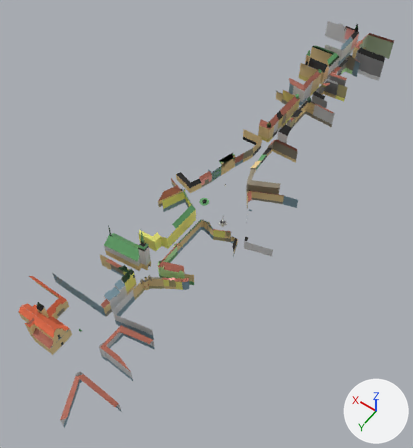
One commit to the FBX model BrnoGJ24/Assets/brno ulice.fbx: the scene before it, then after it.
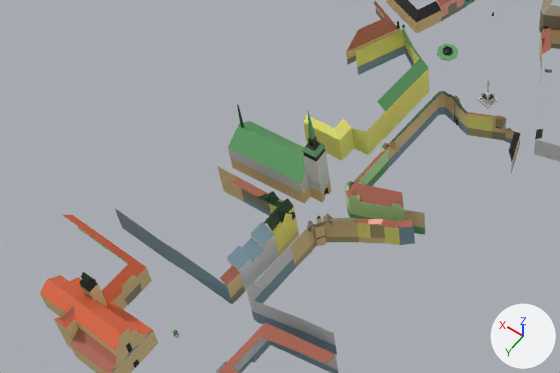
The first picture shows the older version from a 50 mm camera at (-339.0, 516.0, 726.0) aimed at (-1.0, 42.0, -19.0). The close-ups show both versions on the part from 0% to 62% of the width and 40% to 78% of the height of that picture; other places that the commit changed are outside them. Every picture has the same lights, and +X, +Y and +Z are marked at lower right. Where no turn or scale is listed for an object, it has been applied to the vertices. Vertices at the same position are counted once.

Names of what the first close-up shows: 'domy vlevo', 'domy vpravo'.
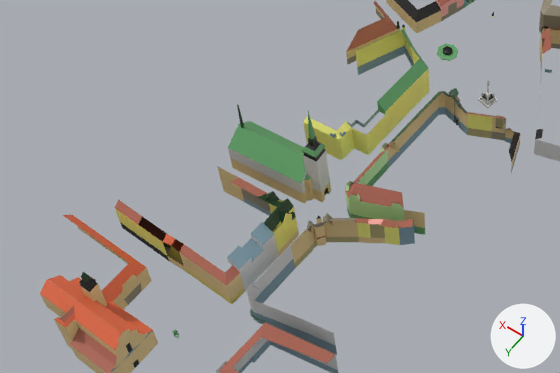
Patch to the scene script:
```diff
--- a/BrnoGJ24/Assets/brno ulice.fbx.py
+++ b/BrnoGJ24/Assets/brno ulice.fbx.py
@@ mat_material_020 @@
+mat_material_020 = principled_material('Material.020')
+mat_material_020.base_color = (0.115, 0.0966, 0.0523)  # brown #5f5841
@@ me_plane @@
 # used by ob_domy_vpravo; location = (0.0, 0.0, 0.0)
-me_plane.from_pydata(...)  # 849 vertices, 606 faces; spans x 5.0..133.0, y -515.0..360.0, z 0.0..95.0
+me_plane.from_pydata(...)  # 973 vertices, 687 faces; spans x 5.0..133.0, y -515.0..360.0, z 0.0..95.0
+# me_plane part 1: 6 vertices moved from x 9.0..54.0, y 129.0..274.0, z 8.0..29.0 to x 9.0..53.0, y 129.0..274.0, z 7.0..29.0; 4 vertices removed from x 23.0..30.0, y 140.0..143.0, z 0.0..29.0; 54 vertices added at x 9.0..110.0, y 106.0..274.0, z 0.0..29.0
+# me_plane part 2: 1 face spanning x 9.0, y 262.0..274.0, z 0.0..7.0 switches from mat_material_006 (brown #948b77) to mat_material_018 (yellow #e0cb74)
 me_plane.materials.append(mat_material)
@@ me_icosphere @@
+me_icosphere.from_pydata(...)  # 32 vertices, 29 faces; spans x -3.46..3.11, y -4.12..3.85, z -0.02..12.54
+# faces by material slot: [18, 7, 4]
+me_icosphere.materials.append(mat_material_011)  # dark green #0d3a18
+me_icosphere.materials.append(mat_material_012)  # dark green #395a46
+me_icosphere.materials.append(mat_material_020)  # brown #5f5841
@@ ob_strom @@
+ob_strom = bpy.data.objects.new('strom', me_icosphere)
+ob_strom.location = (-10.4, 53.7, 0.0)
```

Changed parts and their boxes [x1, y1, x2, y2] in the close-ups (560 x 373 px):
'strom', added
    after: [448, 88, 459, 97]
part 1 of me_plane, built on
    before: [220, 113, 386, 298]
    after: [115, 102, 386, 304]
part 2 of me_plane, recoloured
    both: [231, 287, 245, 304]
